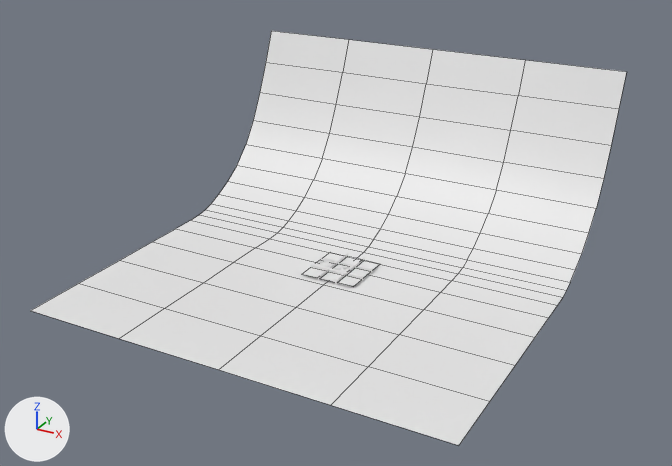
The Blender file BlendFile.blend: old version first, new version second.
Both versions are drawn from a 50 mm camera at (414.0, -765.0, 422.0) aimed at (-9.0, 4.0, 37.0). The lights are fixed; the arrows at lower left show +X, +Y and +Z. Mesh edges are drawn as thin lines on the coarser meshes.
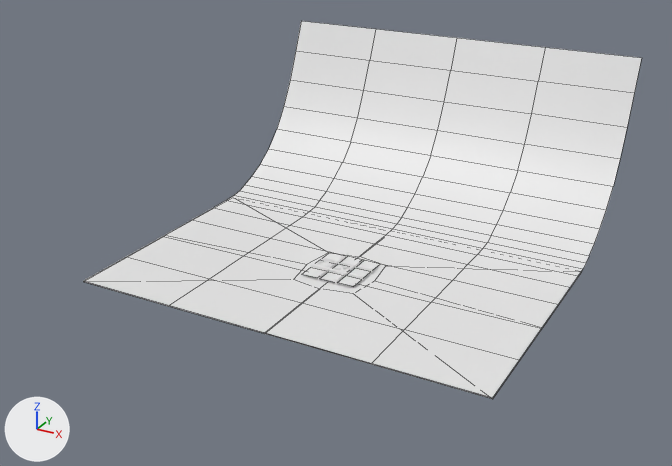
Boxes [x1, y1, x2, y2] around the edits, measured in the pictures (672 x 466 px):
'Plane.001', mesh moved
    before: [30, 31, 626, 445]
    after: [84, 21, 642, 398]
'GrassMesh', added
    after: [84, 272, 581, 399]

What changed in the scene script:
```text
Change me_plane_001:
    where me_plane_001.from_pydata(...)  # 10 vertices, 4 faces; spans x -218.0..218.0, y -218.0..218.0, z 0.0..188.0
    used by ob_plane_001; location = (0.0, 0.0, -2.2)
    me_plane_001 part 1: the whole mesh is moved by (0.0, 72.0, 0.0)
Add me_plane_003:
    me_plane_003.from_pydata([(-218.0, -146.0, 0.0), (218.0, -146.0, 0.0), (-35.0, -38.0, 0.0), (-35.0, 35.0, 0.0), (34.0, 35.0, 0.0), (34.0, -38.0, 0.0), (-218.0, 120.0, 0.0), (218.0, 120.0, 0.0), (-218.0, -13.0, 0.0), (-40.0, -1.0, 0.0), (39.0, -1.0, 0.0), (218.0, -13.0, 0.0), (0.0, -146.0, 0.0), (0.0, 42.0, 0.0), (0.0, -44.0, 0.0), (0.0, 120.0, 0.0)], [], [(11, 7, 4, 10), (8, 0, 2, 9), (12, 1, 5, 14), (15, 6, 3, 13), (6, 8, 9, 3), (1, 11, 10, 5), (7, 15, 13, 4), (0, 12, 14, 2)])
    me_plane_003.polygons.foreach_set('use_smooth', [True] * 8)
Add ob_grassmesh:
    ob_grassmesh = bpy.data.objects.new('GrassMesh', me_plane_003)
    ob_grassmesh.location = (0.0, 0.0, -3.4)
```
